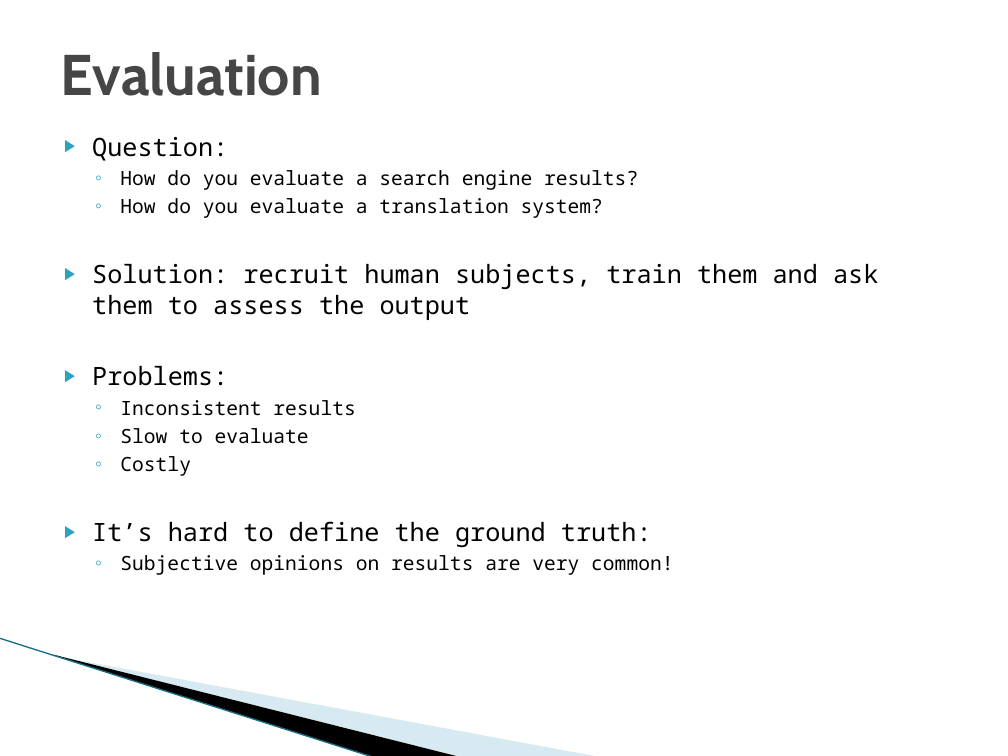
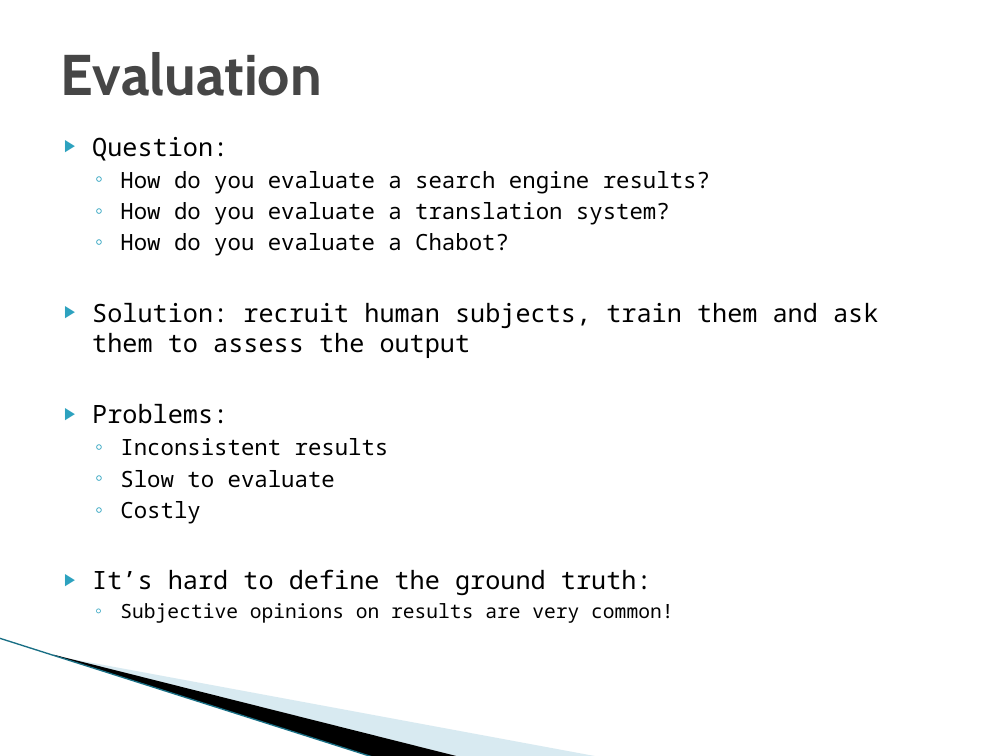
Before and after one commit to DU-ComputerVisionLab/Natural_Langauge_Processing, a slide deck: slide 37 of NLP_in_general.pptx (slide 33 before the commit). Drawn at 1008x756 pixels with LibreOffice and Linux fonts; fonts in the diff are those of the drawing; background and template pictures are left out. Boxes give left, top, right and bottom in pixels: in the first picture for what was removed or moved away, otherwise in the second. Text is boxed around its words. In the diff, an @@ line names an element or a change of style, - is before the commit and + after.

```diff
--- a/NLP_in_general.pptx
+++ b/NLP_in_general.pptx
@@ text at <box>120,171,710,524</box>: size 14 to 16 pt in "How do you evaluate a search engine ...", "How do you evaluate a translation system?", "Inconsistent results", "Slow to evaluate" and 1 more places @@
@@ text at <box>120,233,509,256</box>: paragraph added @@
+  ◦ How do you evaluate a Chabot?
```
Also in this commit, not shown: 8 other slides changed, 6 slides added, 4 slides removed.
